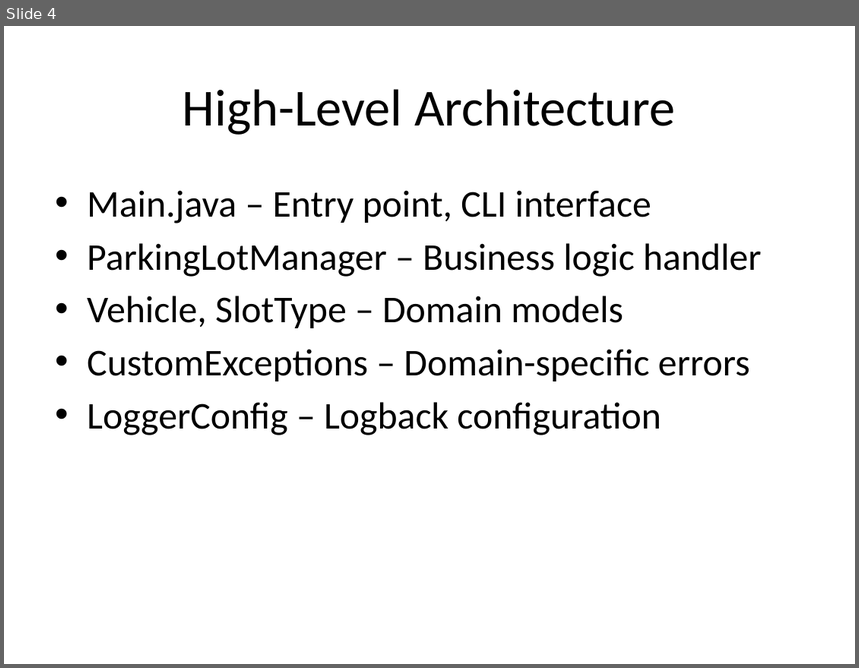
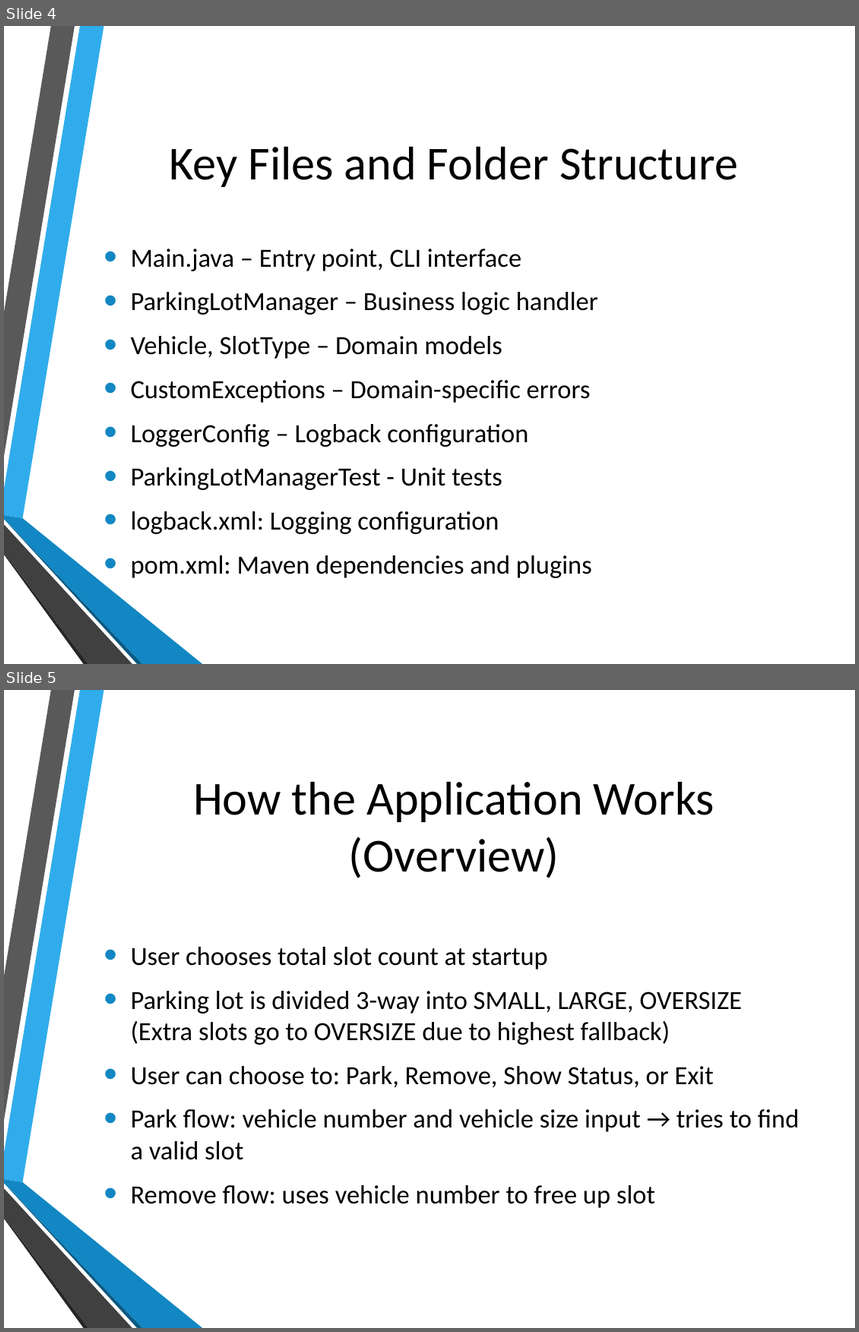
Before and after one commit to PradyumnaD2999/ParkingLotApp, a slide deck: presentation/ParkingLotApp.pptx. Shown one above the other, each under a label of ours: slide 4 before the commit, slides 4 and 5 after it. The pictures are 859x668 and 859x1332 pixels, drawn with LibreOffice and Linux fonts; fonts in the diff are those of the drawing; background and template pictures are left out. Boxes give left, top, right and bottom in pixels: in the first picture for what was removed or moved away, otherwise in the second. Text is boxed around its words. In the diff, an @@ line names an element or a change of style, - is before the commit and + after.

```diff
--- a/presentation/ParkingLotApp.pptx
+++ b/presentation/ParkingLotApp.pptx
@@ slide 5 added at (4, 690, 855, 1328), background picture (left out); not listed: 6 template elements that a slide beside it also shows @@
@@ title added at (193, 781, 715, 878), 40 pt, text #000000 @@
+How the Application Works (Overview)
@@ text added at (131, 947, 800, 1208), 22.2 pt, text #000000 @@
+• User chooses total slot count at startup
+• Parking lot is divided 3-way into SMALL, LARGE, OVERSIZE (Extra slots go to OVERSIZE due to highest fallback)
+• User can choose to: Park, Remove, Show Status, or Exit
+• Park flow: vehicle number and vehicle size input → tries to find a valid slot
+• Remove flow: uses vehicle number to free up slot
@@ slide 4 changed as well @@
@@ title at (170, 146, 738, 187): text changed; size 44 to 40 pt @@
-High-Level Architecture
+Key Files and Folder Structure
@@ text "Main.java – Entry point, CLI ...": place and size @@
-text "Main.java – Entry point, CLI ..." at (87, 190, 762, 436)
+text "Main.java – Entry point, CLI ..." at (131, 249, 598, 579)
@@ text "Main.java – Entry point, CLI ..." at (131, 249, 598, 579): vertical alignment top to middle @@
@@ text at (131, 249, 598, 447): size 32 to 22.2 pt in "Main.java – Entry point, CLI interface", "ParkingLotManager – Business logic handler", "Vehicle, SlotType – Domain models", "CustomExceptions – Domain-specific errors" and 1 more places; indent changed; more space between paragraphs @@
@@ text at (131, 468, 592, 579): paragraphs added @@
+• ParkingLotManagerTest - Unit tests
+• logback.xml: Logging configuration
+• pom.xml: Maven dependencies and plugins
@@ group added at (4, 26, 202, 664): 6 freeform shapes @@
```
Also in this commit, not shown: 11 other slides changed, 2 other slides added, 1 other file.
